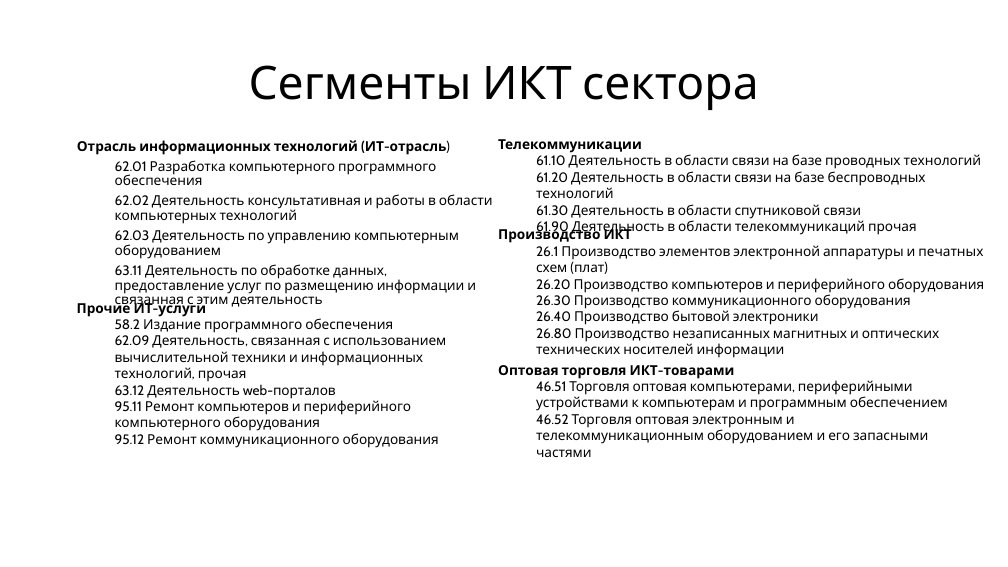
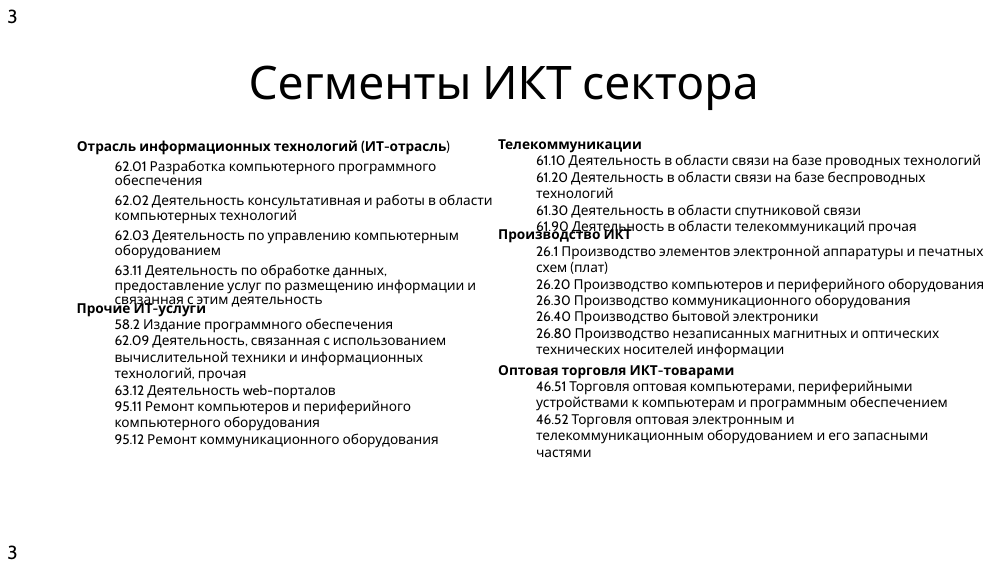
Before and after one commit to s21dlemanskiy/visualisation_kursach, a slide deck: slide 3 of Tamplate.pptx. Drawn at 1008x567 pixels with LibreOffice and Linux fonts; fonts in the diff are those of the drawing. Boxes give left, top, right and bottom in pixels: in the first picture for what was removed or moved away, otherwise in the second. Text is boxed around its words. In the diff, an @@ line names an element or a change of style, - is before the commit and + after.

```diff
--- a/Tamplate.pptx
+++ b/Tamplate.pptx
@@ text added at box(7, 9, 17, 24), 18 pt, text #000000 @@
+3
@@ text added at box(7, 545, 17, 560), 18 pt, text #000000 @@
+3
```
Also in this commit, not shown: 16 other slides changed, 1 slide added, 3 other files.
